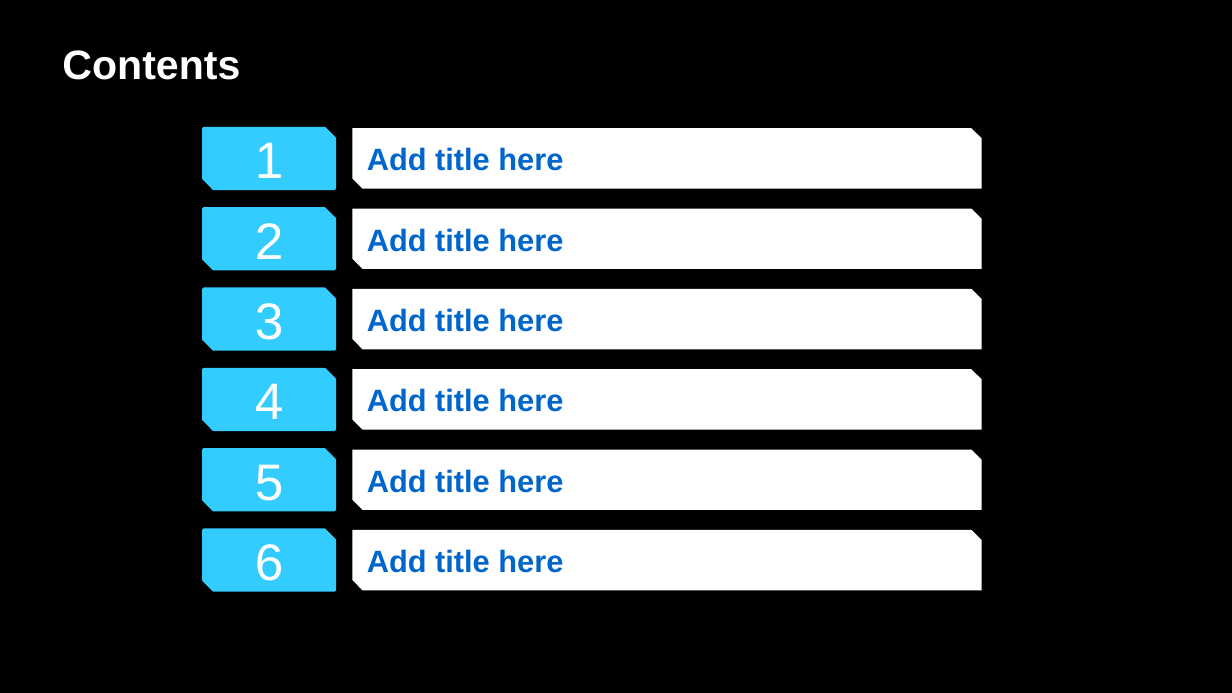
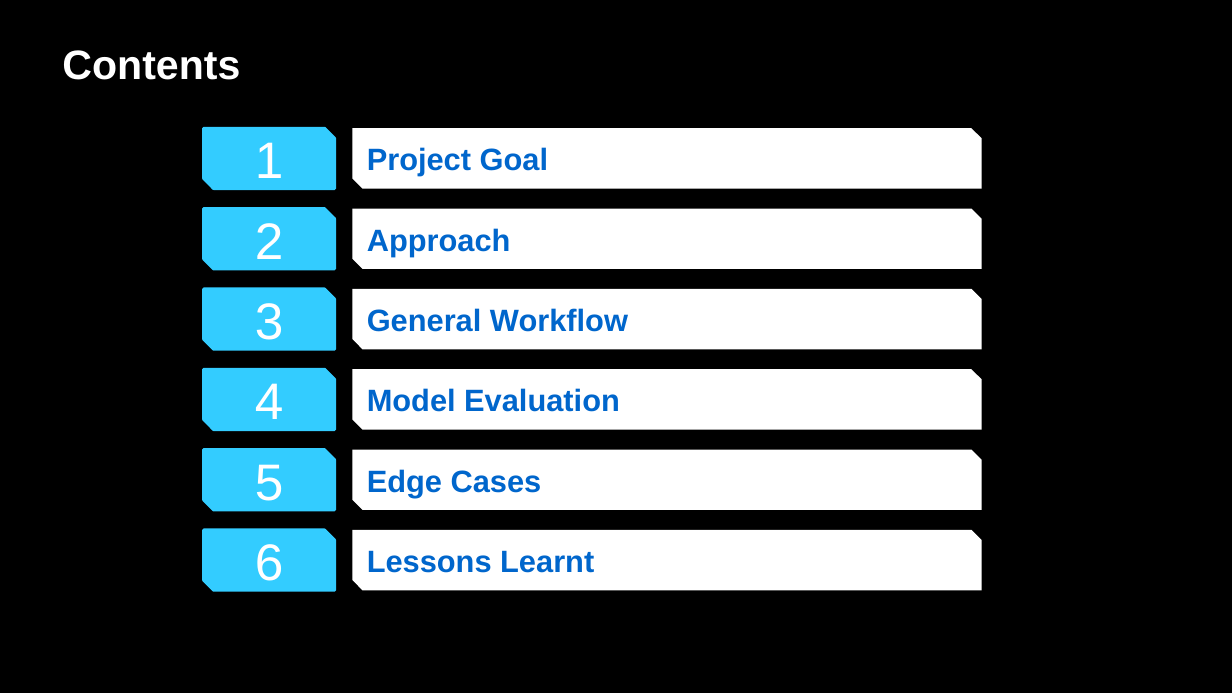
Before and after one commit to victorlifan/sone_title_generation, a slide deck: slide 2 of text_generate.pptx. Drawn at 1232x693 pixels with LibreOffice and Linux fonts; fonts in the diff are those of the drawing; background and template pictures are left out. Boxes give left, top, right and bottom in pixels: in the first picture for what was removed or moved away, otherwise in the second. Text is boxed around its words. In the diff, an @@ line names an element or a change of style, - is before the commit and + after.

```diff
--- a/text_generate.pptx
+++ b/text_generate.pptx
@@ text in snip diag rect at <box>367,147,548,176</box>: text changed @@
-Add title here
+Project Goal
@@ text in snip diag rect at <box>367,228,511,256</box>: text changed @@
-Add title here
+Approach
@@ text in snip diag rect at <box>367,308,628,332</box>: text changed @@
-Add title here
+General Workflow
@@ text in snip diag rect at <box>367,388,620,412</box>: text changed @@
-Add title here
+Model Evaluation
@@ text in snip diag rect at <box>367,469,542,497</box>: text changed @@
-Add title here
+Edge Cases
@@ text in snip diag rect at <box>367,550,594,573</box>: text changed @@
-Add title here
+Lessons Learnt
```
Also in this commit, not shown: 1 other slide changed, 6 slides added, 1 other file.
